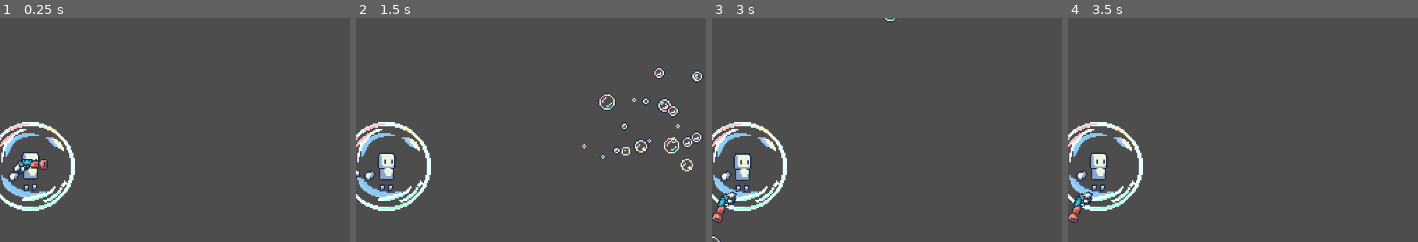
Above: before the commit, frames 1-4 (left to right).
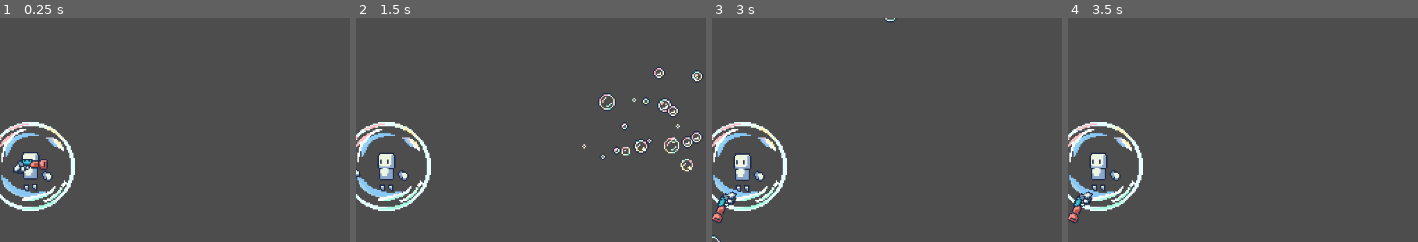
Above: after the commit, the same moments.

Repository: DigitalHelium/bubble
Game: Godot game, scene res://main_bubble_scene.tscn
The game is run twice, just before and just after one commit, with the same random seed, the same clock (stepped at 60 frames per second) and the same inputs.
Inputs (mouse positions are % of the whole screen's width and height, from its top left):
- Up to frame 1 (0.25 s): no input
- Up to frame 2 (1.5 s): tap Enter at 0.5 s; move the mouse to (68, 45) at 0.52 s; press the mouse at (68, 45) at 0.53 s; hold Right (ui_right) 0.53-1.28 s; move the mouse to (20, 55) at 1.27 s; release the mouse at (20, 55) at 1.28 s; hold Down (ui_down) from 1.28 s (still down); click (20, 55) at 1.35 s
- Up to frame 3 (3 s): move the mouse to (54, 28) at 2.02 s; release Down (ui_down) at 2.03 s; press the mouse at (54, 28) at 2.03 s; hold Right (ui_right) 2.03-2.78 s; move the mouse to (37, 70) at 2.77 s; release the mouse at (37, 70) at 2.78 s; hold Up (ui_up) from 2.78 s (still down); click (37, 70) at 2.85 s
- Up to frame 4 (3.5 s): keep holding Up (ui_up)
The pictures show only the part of the screen within x 39-89%, y 17-67%; the shares and areas given below are measured in that part.

The runs differ from the first frame. In frame 1, 0.4% of the frame differs, in the area x 2-16%, y 61-78%; in frame 2, 0.5%; in frame 3, 0.5%; in frame 4, 0.5%.

Commit message:
add animation flip

Diff:
--- a/sprite_character.gd
+++ b/sprite_character.gd
@@ -1,20 +1,38 @@
 extends Sprite2D
 
 @onready var animation_player = %AnimationPlayer
-@onready var body = %"Body (Sprite2D)"
 @onready var hand = %"Hand (Sprite2D)"
 
+@onready var body_sprites = [
+	%"Body (Sprite2D)",
+	%"Left leg (Sprite2D)",
+	%"Right leg (Sprite2D)"
+]
+
 var spring_intensity = 1.0
-var base_positions = {}
+var last_mouse_position: Vector2
+var facing_right: bool = true
 
 func _ready():
-	base_positions["body"] = body.position
-	base_positions["hand"] = hand.position
-
+	last_mouse_position = get_global_mouse_position()
 	animation_player.play("spring")
 
 func _process(delta):
-	pass
+	handle_body_flipping()
+
+func handle_body_flipping():
+	var mouse_pos = get_global_mouse_position()
+	var should_face_right = mouse_pos.x > global_position.x
+	if should_face_right != facing_right:
+		facing_right = should_face_right
+		flip_all_body_sprites()
+
+func flip_all_body_sprites():
+	for sprite in body_sprites:
+		if sprite != null:
+			sprite.flip_h = not facing_right
+		hand.flip_h = not facing_right
+		hand.position.x = -hand.position.x
 
 func set_spring_intensity(intensity: float):
 	spring_intensity = intensity
Not shown: 1 places in game_scene_test_background.tscn that only renumber resources
Not shown, changed: test scenes/game_scene_test_with_tilemap.tscn
